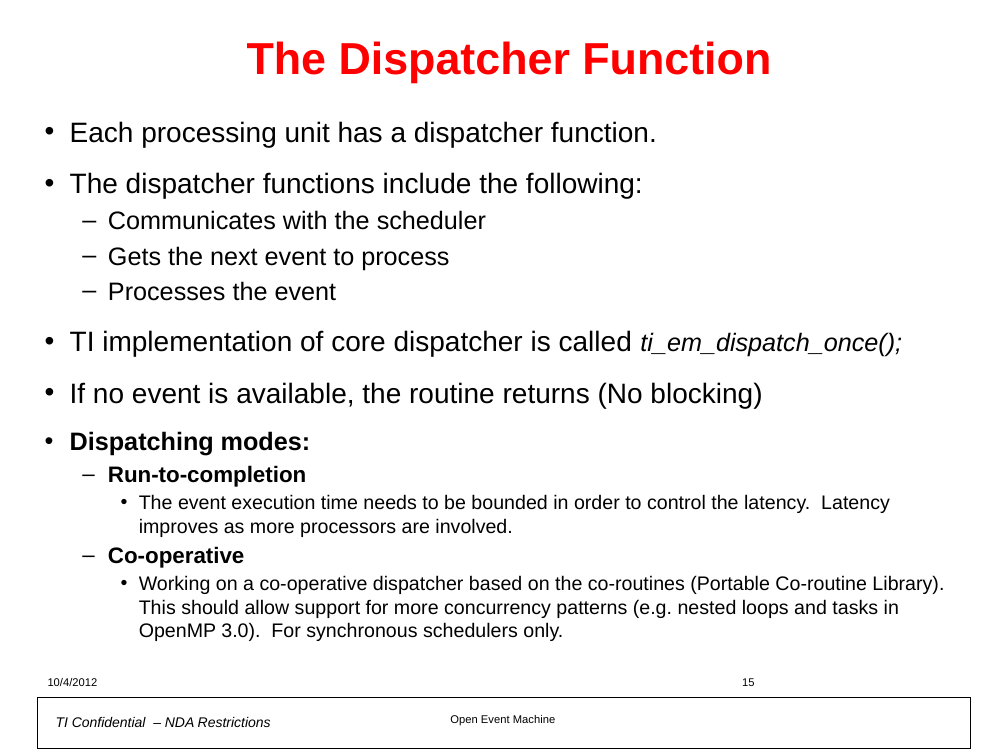
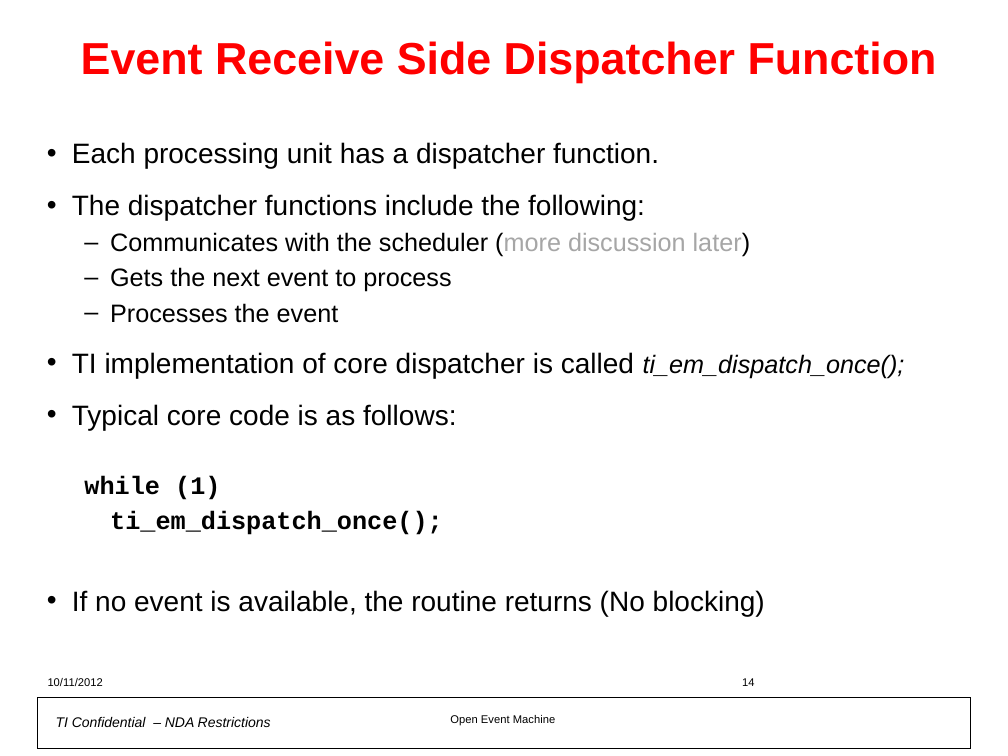
Before and after one commit to hari1989/keystone-workshop, a slide deck: slide 14 of preliminary/Open Event Machine.pptx (slide 15 before the commit). Drawn at 1008x756 pixels with LibreOffice and Linux fonts; fonts in the diff are those of the drawing; background and template pictures are left out. Boxes give left, top, right and bottom in pixels: in the first picture for what was removed or moved away, otherwise in the second. Text is boxed around its words. In the diff, an @@ line names an element or a change of style, - is before the commit and + after.

```diff
--- a/preliminary/Open Event Machine.pptx
+++ b/preliminary/Open Event Machine.pptx
@@ title at (81,41,937,83): text changed @@
-The Dispatcher Function
+Event Receive Side Dispatcher Function
@@ text "Each processing unit has a ...": place and size @@
-text "Each processing unit has a ..." at (70,121,944,641)
+text "Each processing unit has a ..." at (72,142,905,616)
@@ text at (110,232,751,257): text changed @@
-  – Communicates with the scheduler
+  – Communicates with the scheduler (more discussion later)
@@ text at (72,404,456,535): paragraphs added @@
+• Typical core code is as follows:
+  while (1)
+  ti_em_dispatch_once();
@@ text at (70,431,944,641): paragraphs removed @@
-  • Dispatching modes:
-  – Run-to-completion
-    • The event execution time needs to be bounded in order to control the latency. Latency improves as more processors are involved.
-  – Co-operative
-    • Working on a co-operative dispatcher based on the co-routines (Portable Co-routine Library). This should allow support for more concurrency patterns (e.g. nested loops and tasks in OpenMP 3.0). For synchronous schedulers only.
@@ text at (48,678,103,686): text changed @@
-10/4/2012
+10/11/2012
@@ page number at (742,678,754,686): text changed @@
-15
+14
```
Also in this commit, not shown: 43 other slides changed, 7 slides added, 6 slides removed.
